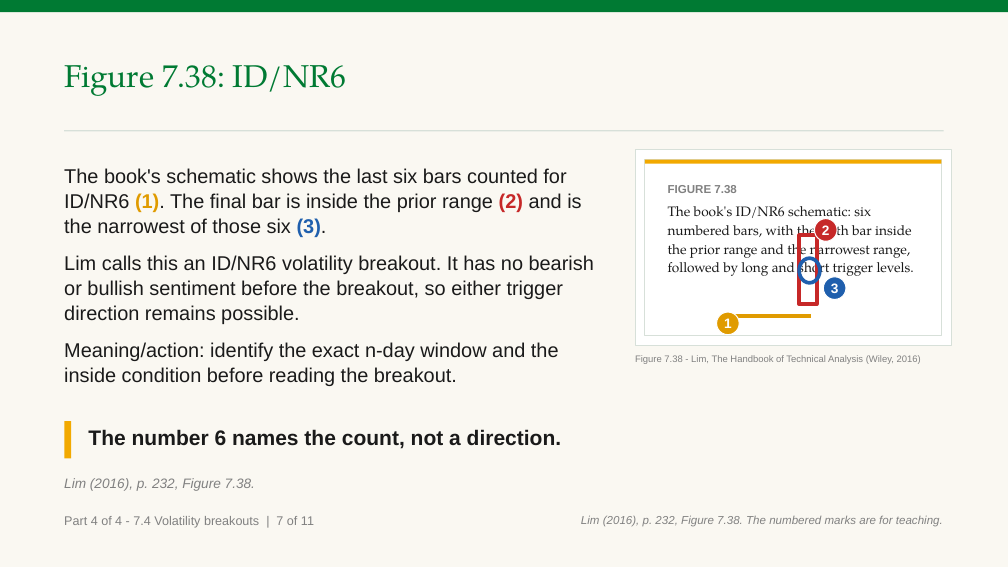
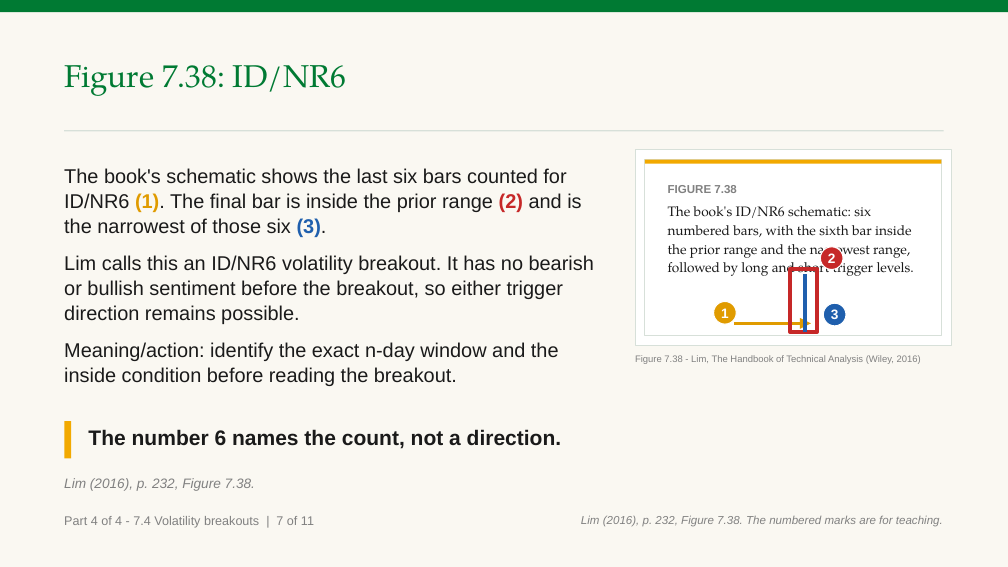
Before and after one commit to benjiesotelo-sudo/Telos_FIN1209, a slide deck: slide 22 of chapter-07/FIN1209-Chapter-07.pptx. Drawn at 1008x567 pixels with LibreOffice and Linux fonts; fonts in the diff are those of the drawing. Boxes give left, top, right and bottom in pixels: in the first picture for what was removed or moved away, otherwise in the second. Text is boxed around its words. In the diff, an @@ line names an element or a change of style, - is before the commit and + after.

```diff
--- a/chapter-07/FIN1209-Chapter-07.pptx
+++ b/chapter-07/FIN1209-Chapter-07.pptx
@@ rectangle resized from (x1=799, y1=235, x2=817, y2=304) to (x1=790, y1=268, x2=817, y2=332) @@
@@ ellipse removed at (x1=799, y1=259, x2=820, y2=284) @@
@@ ellipse "2" moved from (x1=814, y1=219, x2=837, y2=241) to (x1=820, y1=247, x2=843, y2=270) @@
@@ line added from (805, 274) to (805, 332), #1F5FAD 3.5 pt @@
@@ ellipse "1" moved from (x1=717, y1=312, x2=740, y2=335) to (x1=714, y1=302, x2=737, y2=324) @@
@@ line moved from (734, 316) - (811, 316) to (734, 324) - (811, 324) @@
@@ line (734, 324) - (811, 324): line to arrow @@
@@ ellipse "3" moved from (x1=823, y1=277, x2=846, y2=299) to (x1=823, y1=303, x2=846, y2=326) @@
```
Also in this commit, not shown: 10 other slides changed, 1 slide added, 2 other files.
